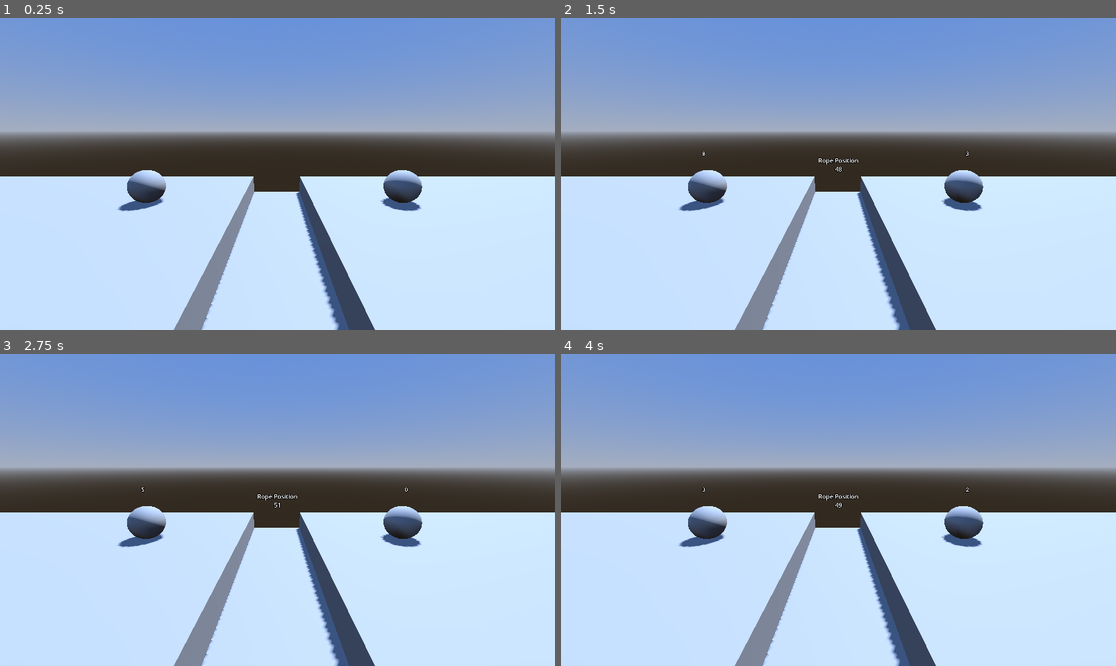
Above: before the commit, frames 1-4 (two rows, left to right).
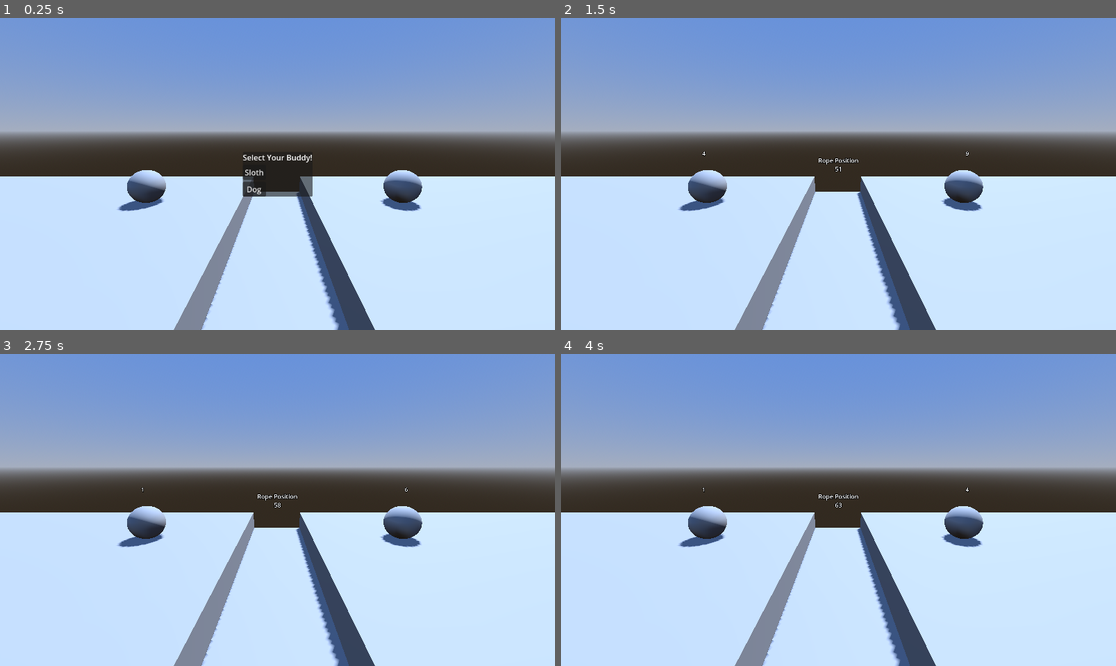
Above: after the commit, the same moments.

Repository: TrevorWM/BuddyGame
Game: Godot game, scene res://scenes/tug_of_war.tscn
The game is run twice, just before and just after one commit, with the same random seed, the same clock (stepped at 60 frames per second) and the same inputs. This scene is started directly instead of the project's main scene.
Inputs (mouse positions are in pixels of both pictures, inside the frame that each line leads up to):
- Up to frame 1 (0.25 s): no input
- Up to frame 2 (1.5 s): click (816, 170) at 0.5 s, where only the run after the commit has a clickable "Sloth"; tap Enter (ui_accept) at 1.25 s; move the mouse to (960, 158) at 1.27 s; hold D (move_right) from 1.28 s (still down); tap Space (cheer) at 1.35 s
- Up to frame 3 (2.75 s): tap Enter (ui_accept) at 1.52, 2, 2.27 s; move the mouse to (166, 525) at 2.02 s; release D (move_right) at 2.03 s; hold S (move_backward) from 2.03 s (still down); click (166, 525) at 2.1 s
- Up to frame 4 (4 s): tap Enter (ui_accept) at 2.75, 3.5, 3.77 s; move the mouse to (894, 441) at 2.77 s; release S (move_backward) at 2.78 s; hold D (move_right) 2.78-3.53 s; tap F (interact) at 2.85 s; move the mouse to (810, 572) at 3.52 s; hold W (move_forward) from 3.53 s (still down); tap Space (cheer) at 3.6 s

The runs differ from the first frame. In frame 1, 0.6% of the frame differs, in the area x 43-57%, y 43-58%; in frame 2, less than 0.1%; in frame 3, less than 0.1%; in frame 4, less than 0.1%.

Commit message:
Added dog buddy. Progress on tug of war

Diff:
--- /dev/null
+++ b/assets/resources/dog_buddy.tres
@@ -0,0 +1,23 @@
+[gd_resource type="Resource" script_class="BuddyResource" load_steps=2 format=3 uid="uid://bxmncj0ni05ec"]
+
+[ext_resource type="Script" path="res://scripts/resources/buddy.gd" id="1_iyw0s"]
+
+[resource]
+script = ExtResource("1_iyw0s")
+buddy_name = "Dog"
+max_muscle = 20
+muscle = 5
+max_brains = 30
+brains = 10
+max_luck = 100
+luck = 50
+max_zoom = 100
+zoom = 20
+max_energy = 20
+energy = 10
+max_affection = 20
+affection = 20
+max_boredom = 20
+boredom = 20
+max_hunger = 20
+hunger = 20
--- a/scenes/tug_of_war.tscn
+++ b/scenes/tug_of_war.tscn
@@ -64,9 +64,52 @@
 
 [node name="StatCheck" type="Timer" parent="."]
 wait_time = 0.5
+one_shot = true
 
 [node name="Label3D" type="Label3D" parent="."]
 transform = Transform3D(1, 0, 0, 0, 1, 0, 0, 0, 1, 0, 2, -3)
 billboard = 1
 
+[node name="UI" type="Control" parent="."]
+layout_mode = 3
+anchors_preset = 15
+anchor_right = 1.0
+anchor_bottom = 1.0
+grow_horizontal = 2
+grow_vertical = 2
+
+[node name="PanelContainer" type="PanelContainer" parent="UI"]
+layout_mode = 1
+anchors_preset = 8
+anchor_left = 0.5
+anchor_top = 0.5
+anchor_right = 0.5
+anchor_bottom = 0.5
+offset_left = -72.5
+offset_top = -46.5
+offset_right = 72.5
+offset_bottom = 46.5
+grow_horizontal = 2
+grow_vertical = 2
+
+[node name="VBoxContainer" type="VBoxContainer" parent="UI/PanelContainer"]
+layout_mode = 2
+
+[node name="Label" type="Label" parent="UI/PanelContainer/VBoxContainer"]
+layout_mode = 2
+text = "Select Your Buddy!"
+
+[node name="BuddyGrid" type="GridContainer" parent="UI/PanelContainer/VBoxContainer"]
+layout_mode = 2
+
+[node name="SlothButton" type="Button" parent="UI/PanelContainer/VBoxContainer/BuddyGrid"]
+layout_mode = 2
+text = "Sloth"
+
+[node name="DogButton" type="Button" parent="UI/PanelContainer/VBoxContainer/BuddyGrid"]
+layout_mode = 2
+text = "Dog"
+
 [connection signal="timeout" from="StatCheck" to="." method="_on_stat_check_timeout"]
+[connection signal="pressed" from="UI/PanelContainer/VBoxContainer/BuddyGrid/SlothButton" to="." method="_on_sloth_button_pressed"]
+[connection signal="pressed" from="UI/PanelContainer/VBoxContainer/BuddyGrid/DogButton" to="." method="_on_dog_button_pressed"]
--- a/scripts/autoloads/globals.gd
+++ b/scripts/autoloads/globals.gd
@@ -11,3 +11,7 @@
 	AFFECTION,
 	HUNGER,
 }
+
+var current_buddies: Array[BuddyResource] = [
+	preload("res://assets/resources/sloth_buddy.tres"),
+	preload("res://assets/resources/dog_buddy.tres")]
--- a/scripts/minigames/tug_of_war.gd
+++ b/scripts/minigames/tug_of_war.gd
@@ -3,26 +3,36 @@
 
 @export var stat_check_timer: Timer
 
-var start_left_muscle: int = 5
-var start_left_stam: int = 10
+var left_buddy: BuddyResource
+var right_buddy: BuddyResource
 
-var start_right_muscle: int = 5
-var start_right_stam: int = 5
+var left_current_muscle: int
+var left_start_muscle: int
+var left_current_energy: int
+var left_start_energy: int
 
-var left_muscle: int = start_left_muscle
-var left_stam: int = start_left_stam
-
-var right_muscle: int = start_right_muscle
-var right_stam: int = start_right_stam
+var right_current_muscle: int
+var right_start_muscle: int
+var right_current_energy: int
+var right_start_energy: int
 
 var left_resting: bool = false
 var right_resting: bool = false
 var is_rolling: bool = false
+
 var rope_position: int = 50
+
 var left_modifier: int = 0
 
-func _ready():
-	stat_check_timer.start()
+var game_state: STATE = STATE.PREGAME
+var winner: String = ""
+
+enum STATE {
+	PREGAME,
+	RUNNING,
+	WINNER,
+	ENDGAME,
+}
 
 func _on_stat_check_timeout():
 	var left_roll: int = 0
@@ -31,30 +41,30 @@
 	is_rolling = true
 
 	if not left_resting:
-		left_roll = randi_range(0, left_muscle + left_modifier)
-		left_stam -= 1
+		left_roll = randi_range(0, left_current_muscle + left_modifier)
+		left_current_energy -= 1
 
 	if not right_resting:
-		right_roll = randi_range(0, right_muscle)
-		right_stam -= 1
+		right_roll = randi_range(0, right_current_muscle)
+		right_current_energy -= 1
 
 	if left_resting:
-		left_stam += (1 + left_modifier)
+		left_current_energy += (1 + left_modifier)
 		left_roll = 0
-		if left_stam >= ceili(start_left_stam/2):
+		if left_current_energy >= ceili(float(left_start_energy)/2.0):
 			left_resting = false
 
 	if right_resting:
-		right_stam += (1 + randi_range(0,2))
+		right_current_energy += (1 + randi_range(0,2))
 		right_roll = 0
-		if right_stam >= ceili(start_right_stam/2):
+		if right_current_energy >= ceili(float(right_start_energy)/2.0):
 			right_resting = false
 
-	print("Left: " + str(left_roll) + "/" + str(left_muscle + left_modifier))
-	print("Right: " + str(right_roll) + "/" + str(right_muscle))
+	print("Left: " + str(left_roll) + "/" + str(left_current_muscle + left_modifier))
+	print("Right: " + str(right_roll) + "/" + str(right_current_muscle))
 
-	left_muscle = start_left_muscle
-	right_muscle = start_right_muscle
+	left_current_muscle = left_start_muscle
+	right_current_muscle = right_start_muscle
 	left_modifier = 0
 
 	if left_roll > right_roll:
@@ -66,26 +76,63 @@
 	else:
 		print("Tie!")
 
-	if left_stam < 1:
+	if left_current_energy < 1:
 		left_resting = true
 
-	if right_stam < 1:
+	if right_current_energy < 1:
 		right_resting = true
 
-	$PlaceholderLeft/Label3D.text = str(left_stam)
-	$PlaceholderRight/Label3D.text = str(right_stam)
-	$Label3D.text = "Rope Position\n" + str(rope_position)
+	$PlaceholderLeft/Label3D.text = str(left_current_energy)
+	$PlaceholderRight/Label3D.text = str(right_current_energy)
+
+	if game_state == STATE.RUNNING:
+		$Label3D.text = "Rope Position\n" + str(rope_position)
 
 	if rope_position < 1:
-		print("Left Wins!")
+		winner = left_buddy.buddy_name
+		game_state = STATE.WINNER
+		$Label3D.text = winner + " is the winner!"
 		return
 	elif rope_position > 99:
-		print("Right wins!")
+		winner = right_buddy.buddy_name
+		game_state = STATE.WINNER
+		$Label3D.text = winner + " is the winner!"
 		return
 
-	stat_check_timer.start()
-	is_rolling = false
+	if game_state == STATE.RUNNING:
+		stat_check_timer.start()
+		is_rolling = false
+
 
 func _unhandled_input(event):
 	if event.is_action_released("cheer") and not is_rolling:
 		left_modifier += 1
+
+func init_buddy_stats() -> void:
+	left_start_muscle = left_buddy.muscle
+	left_current_muscle = left_buddy.muscle
+	left_current_energy = left_buddy.energy
+	left_start_energy = left_buddy.energy
+
+	right_start_muscle = right_buddy.muscle
+	right_current_muscle = right_buddy.muscle
+	right_current_energy = right_buddy.energy
+	right_start_energy = right_buddy.energy
+
+func start_game() -> void:
+	init_buddy_stats()
+	stat_check_timer.start()
+	game_state = STATE.RUNNING
+
+func _on_sloth_button_pressed():
+	left_buddy = preload("res://assets/resources/sloth_buddy.tres")
+	right_buddy = preload("res://assets/resources/dog_buddy.tres")
+	$UI.hide()
+	start_game()
+
+
+func _on_dog_button_pressed():
+	left_buddy = Globals.current_buddies[1]
+	right_buddy = Globals.current_buddies[0]
+	$UI.hide()
+	start_game()
